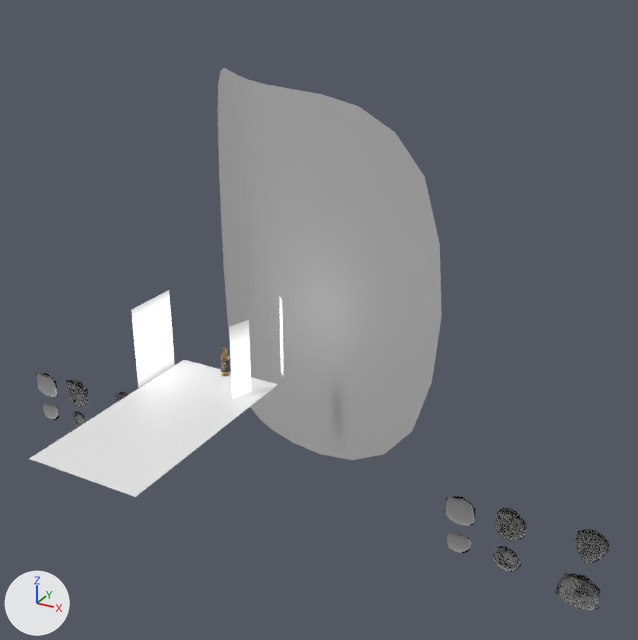
Two versions of the Blender file garrafa-cerveja.blend, one commit apart.
Camera for both pictures: a 50 mm lens placed at (4.3, -6.02, 3.63), pointed at (0.54, 0.81, 0.21). Arrows for +X, +Y and +Z are at lower left; the lights stay in place. The first picture is the older version.

Script lines for the objects in view, before the commit:
```python
ob_gota_m1_010 = bpy.data.objects.new('gota.m1.010', me_icosphere_010)
ob_gota_m1_010.location = (3.35, 0.64, -1.8)
ob_gota_m1_010.scale = (0.144, 0.144, 0.144)
ob_plane = bpy.data.objects.new('Plane', me_plane_001)
ob_plane.location = (0.0, -0.94, -0.14)
ob_plane_001 = bpy.data.objects.new('Plane.001', me_plane_002)
ob_plane_001.location = (0.0, 0.84, 0.49)
ob_plane_001.rotation_euler = (1.571, 0.0, 0.0)  # degrees (90, 0, 0)
ob_plane_001.scale = (1.85, 1.85, 1.85)
ob_plane_002 = bpy.data.objects.new('Plane.002', me_plane)
ob_plane_002.location = (-0.67, -0.13, 0.08)
ob_plane_002.rotation_euler = (0.0, 1.571, 0.0)  # degrees (0, 90, 0)
ob_plane_002.scale = (0.375, 0.375, 0.375)
ob_plane_003 = bpy.data.objects.new('Plane.003', me_plane_003)
ob_plane_003.location = (0.35, 0.4, 0.08)
ob_plane_003.rotation_euler = (-0.757, 1.571, 0.0)  # degrees (-43, 90, 0)
ob_plane_003.scale = (0.375, 0.0767, 0.375)
ob_plane_004 = bpy.data.objects.new('Plane.004', me_plane_004)
ob_plane_004.location = (0.35, -0.23, 0.08)
ob_plane_004.rotation_euler = (0.306, 1.571, 0.0)  # degrees (18, 90, 0)
ob_plane_004.scale = (0.375, 0.15, 0.375)
```
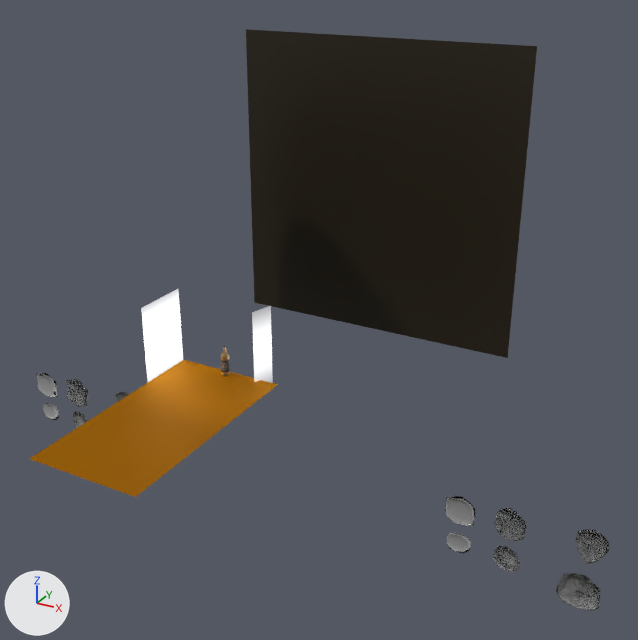
Boxes [x1, y1, x2, y2] around the edits, measured in the pictures (638 x 640 px):
'Plane.005', added: after [246, 29, 537, 358]
'Plane.001', surface changed: [218, 68, 442, 460] in both
'Plane', recoloured (white to orange): [29, 360, 278, 497] in both
'Plane.002', moved: before [133, 311, 173, 368]; after [143, 309, 182, 366]
'Plane.004', moved: before [230, 342, 251, 387]; after [253, 328, 272, 371]
'Plane.003', moved, surface changed (not visible afterwards): before [280, 318, 283, 356]

Patch to the scene script:
```diff
--- a/garrafa-cerveja.blend.py
+++ b/garrafa-cerveja.blend.py
@@ mat_chao_cenario @@
+mat_chao_cenario = principled_material('chao.cenario')
+mat_chao_cenario.base_color = (0.459, 0.185, 0.0)  # orange #b47700
+mat_chao_cenario.metallic = 1.0
+mat_chao_cenario.roughness = 0.697
@@ mat_fundo_cenario @@
+mat_fundo_cenario = principled_material('fundo.cenario')
+mat_fundo_cenario.base_color = (0.0145, 0.00882, 0.0)  # black #201700
@@ me_plane_001 @@
 me_plane_001.from_pydata(...)  # 4 vertices, 1 face; spans x -0.53..0.53, y -1.0..1.0, z 0.0
+me_plane_001.materials.append(mat_chao_cenario)  # orange #b47700
@@ me_plane_005 @@
+me_plane_005.from_pydata([(-1.0, -1.0, 0.0), (1.0, -1.0, 0.0), (-1.0, 1.0, 0.0), (1.0, 1.0, 0.0)], [], [(0, 1, 3, 2)])
+me_plane_005.materials.append(mat_fundo_cenario)  # black #201700
@@ ob_plane_001 @@
 ob_plane_001.scale = (1.85, 1.85, 1.85)
+ob_plane_001.visible_camera = False
 _m = ob_plane_001.modifiers.new('Subdivision', 'SUBSURF')
@@ ob_plane_002 @@
 ob_plane_002 = bpy.data.objects.new('Plane.002', me_plane)
-ob_plane_002.location = (-0.67, -0.13, 0.08)
+ob_plane_002.location = (-0.61, -0.06, 0.08)
 ob_plane_002.rotation_euler = (0.0, 1.571, 0.0)  # degrees (0, 90, 0)
@@ ob_plane_003 @@
 ob_plane_003 = bpy.data.objects.new('Plane.003', me_plane_003)
-ob_plane_003.location = (0.35, 0.4, 0.08)
+ob_plane_003.location = (0.17, 0.29, 0.08)
 ob_plane_003.rotation_euler = (-0.757, 1.571, 0.0)  # degrees (-43, 90, 0)
 ob_plane_003.scale = (0.375, 0.0767, 0.375)
+ob_plane_003.visible_camera = False
@@ ob_plane_004 @@
 ob_plane_004 = bpy.data.objects.new('Plane.004', me_plane_004)
-ob_plane_004.location = (0.35, -0.23, 0.08)
+ob_plane_004.location = (0.35, 0.13, 0.08)
 ob_plane_004.rotation_euler = (0.306, 1.571, 0.0)  # degrees (18, 90, 0)
@@ ob_plane_005 @@
+ob_plane_005 = bpy.data.objects.new('Plane.005', me_plane_005)
+ob_plane_005.location = (0.0, 3.18, 0.82)
+ob_plane_005.rotation_euler = (1.571, 0.0, 0.0)  # degrees (90, 0, 0)
+ob_plane_005.scale = (1.75, 1.75, 1.75)
```
